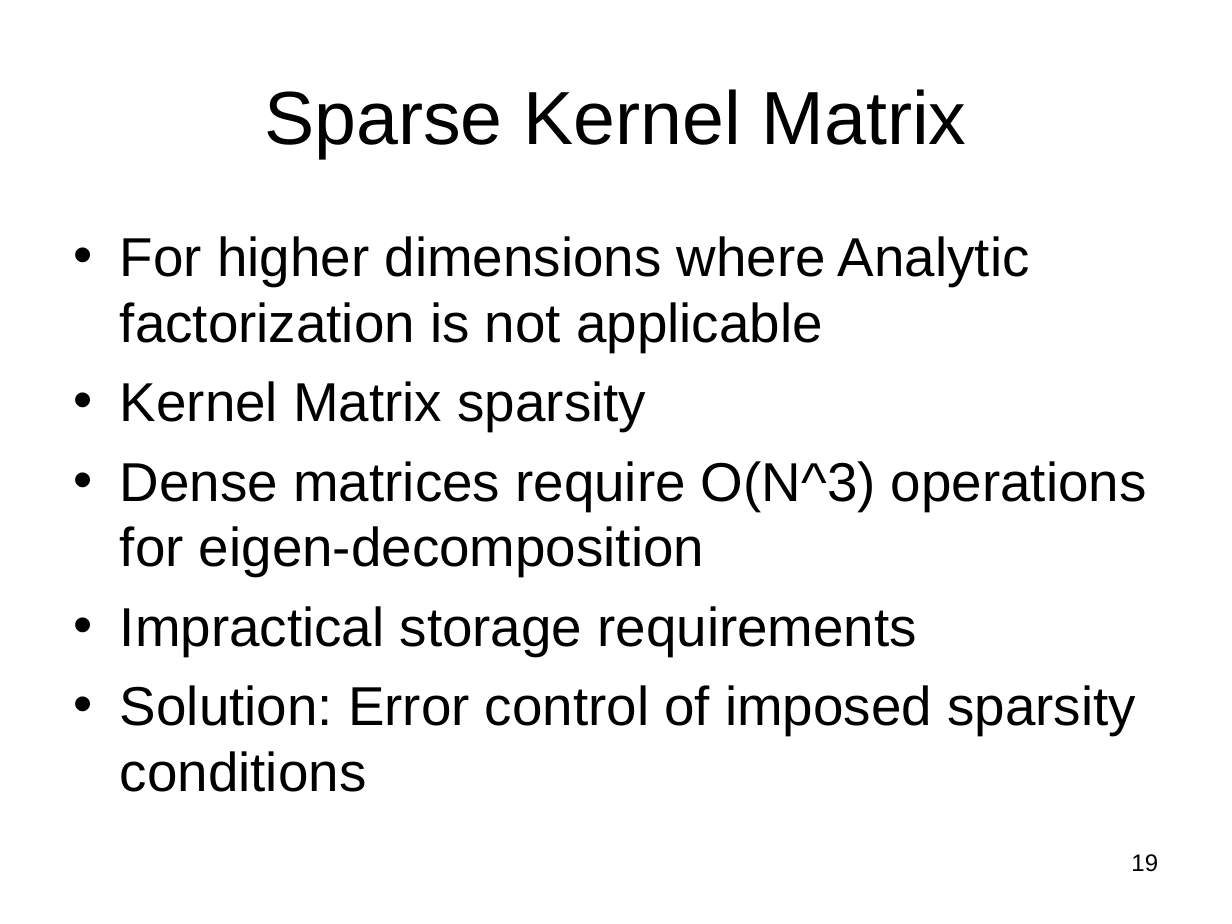
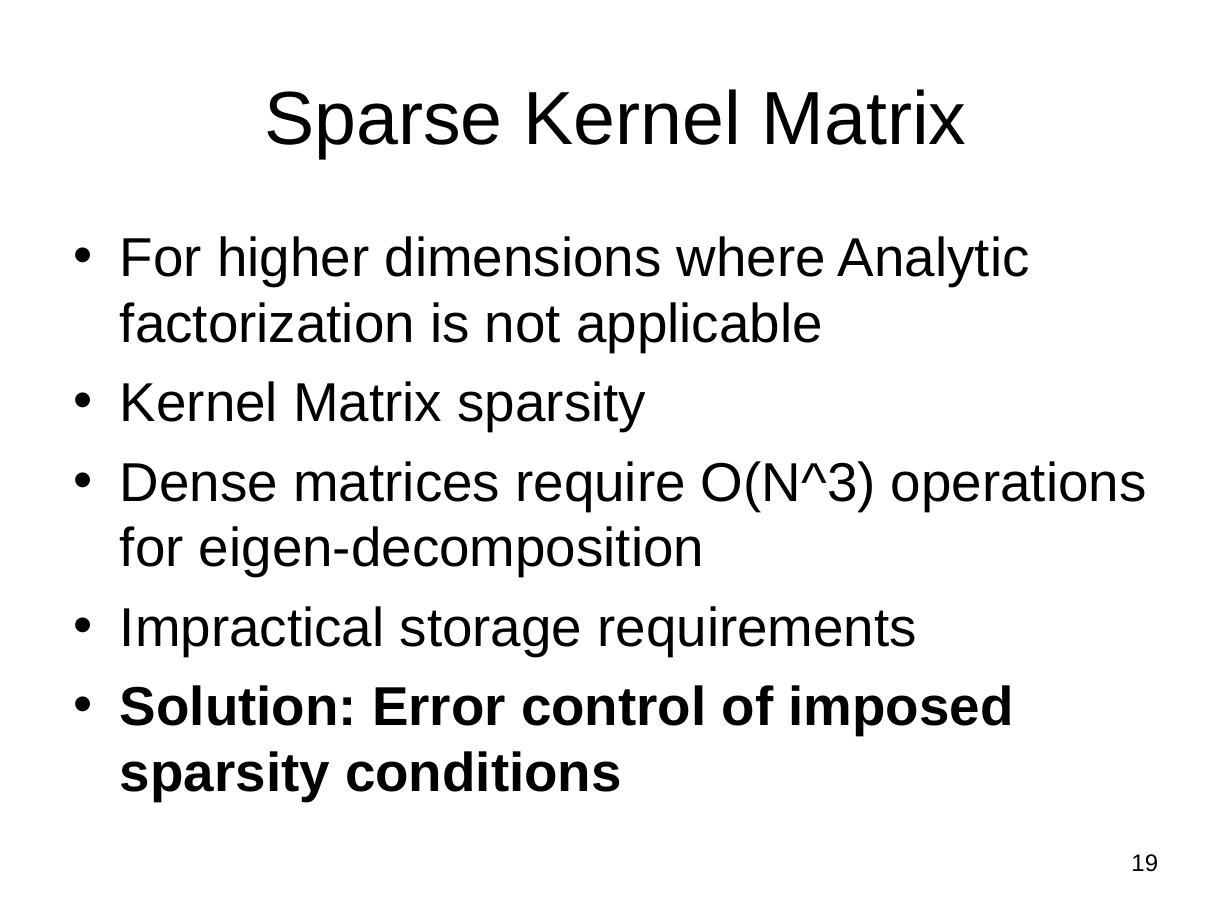
Before and after one commit to subailong/mlpack, a slide deck: slide 19 of fastlib/u/nvasil/docs/proposal/proposal.ppt. Drawn at 1232x924 pixels with LibreOffice and Linux fonts; fonts in the diff are those of the drawing. Boxes give left, top, right and bottom in pixels: in the first picture for what was removed or moved away, otherwise in the second. Text is boxed around its words. In the diff, an @@ line names an element or a change of style, - is before the commit and + after.

```diff
--- a/fastlib/u/nvasil/docs/proposal/proposal.ppt
+++ b/fastlib/u/nvasil/docs/proposal/proposal.ppt
@@ text at [120,685,1014,801]: bold on in "Solution: Error control of imposed sparsity conditions" @@
```
Also in this commit, not shown: 4 other slides changed.
